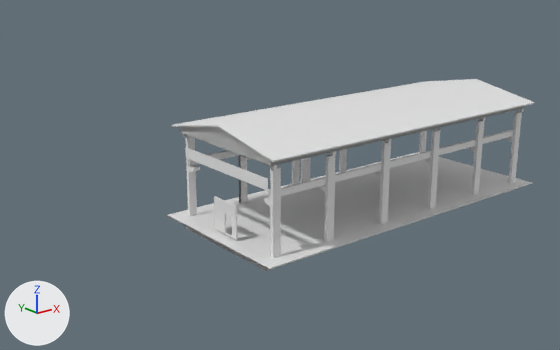
A saved change to the COLLADA model content/models/model.DAE.
Before and after are seen from a 50 mm camera at (-367.0, 286.0, 232.0) aimed at (33.0, 787.0, 32.0). The axes (+X, +Y, +Z) are drawn at lower left. The lights are the same throughout. Where no turn or scale is listed for an object, it has been applied to the vertices.

The first picture shows 'Node', 'Node.004', 'Node.006', 'Node.007', 'Node.008', 'Node.009', 'a002-ins011', 'a005_001', 'a006_building-roof', 'a008_building-t24', 'a009_door', 'a011-lod1', 'a012-012'.
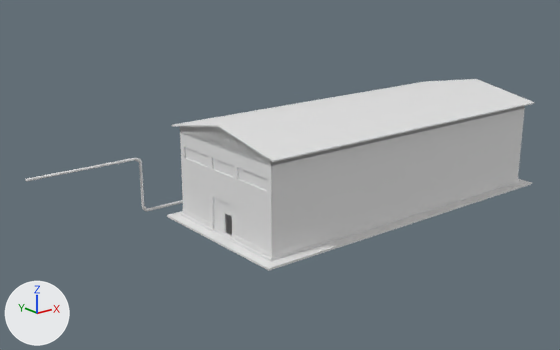
Patch to the scene script:
```diff
--- a/content/models/model.DAE.py
+++ b/content/models/model.DAE.py
@@ mat_t_texture_1_1_v100_jpg_006 @@
+mat_t_texture_1_1_v100_jpg_006 = principled_material('T_Texture_1_1_v100_jpg.006')
+mat_t_texture_1_1_v100_jpg_006.base_color = (0.8, 0.8, 0.8)  # white #e7e7e7
+mat_t_texture_1_1_v100_jpg_006.roughness = 0.64
@@ mat_t_pipe_2_2_v100_jpg_001 @@
+mat_t_pipe_2_2_v100_jpg_001 = principled_material('T_Pipe_2_2_v100_jpg.001')
+mat_t_pipe_2_2_v100_jpg_001.base_color = (0.8, 0.8, 0.8)  # white #e7e7e7
+mat_t_pipe_2_2_v100_jpg_001.roughness = 0.64
@@ me_a033_lod1_valve_pipe @@
+me_a033_lod1_valve_pipe.from_pydata(...)  # 24 vertices, 40 faces; spans x -69.4..68.5, y -1.2..1.2, z -24.3..25.3
+me_a033_lod1_valve_pipe.materials.append(mat_t_texture_1_1_v100_jpg_006)  # its picture is missing
@@ me_a033_valve_pipe @@
+me_a033_valve_pipe.from_pydata(...)  # 100 vertices, 180 faces; spans x -68.9..68.9, y -1.2..1.2, z -24.8..24.8
+me_a033_valve_pipe.materials.append(mat_t_pipe_2_2_v100_jpg_001)  # its picture is missing
@@ me_a001_wall @@
+me_a001_wall.from_pydata(...)  # 191 vertices, 360 faces; spans x -153.0..153.0, y -62.0..62.0, z -37.0..37.0
+me_a001_wall.materials.append(mat_t_concrete_1_v100_jpg)  # its picture is missing
@@ ob_a011_lod1 @@
 ob_a011_lod1 = bpy.data.objects.new('a011-lod1', me_a011_lod1)
-ob_a011_lod1.location = (109.0, 763.6, 0.6)
+ob_a011_lod1.location = (109.0, 763.6, -0.2)
@@ ob_a012_012 @@
-ob_a012_012 = bpy.data.objects.new('a012-012', me_a012_012)
-ob_a012_012.location = (107.2, 760.5, -6.7)
@@ ob_a033_lod1_valve_pipe @@
+ob_a033_lod1_valve_pipe = bpy.data.objects.new('a033-lod1_Valve_pipe', me_a033_lod1_valve_pipe)
+ob_a033_lod1_valve_pipe.location = (-95.9, 848.8, 27.1)
@@ ob_a033_valve_pipe @@
+ob_a033_valve_pipe = bpy.data.objects.new('a033_Valve_pipe', me_a033_valve_pipe)
+ob_a033_valve_pipe.location = (-96.4, 848.8, 27.6)
@@ ob_a001_wall @@
+ob_a001_wall = bpy.data.objects.new('a001_wall', me_a001_wall)
+ob_a001_wall.location = (109.3, 763.6, 37.3)
```

Boxes [x1, y1, x2, y2] around the edits, measured in the pictures (560 x 350 px):
'a001_wall', added: after [180, 108, 525, 261]
'a011-lod1', moved: before [168, 152, 532, 269]; after [167, 183, 532, 270]
'a033_Valve_pipe', added: after [25, 158, 183, 211]
'a012-012', deleted: before [184, 189, 515, 271]
'a011_walkroad1', unchanged, uncovered by the edit: before [167, 182, 512, 269]; after [167, 179, 532, 269]
'Node', unchanged, covered by the edit: before [268, 130, 513, 199]
'Node.009', unchanged, covered by the edit: before [264, 167, 281, 258]
'a002-ins011', unchanged, covered by the edit: before [319, 155, 335, 241]
